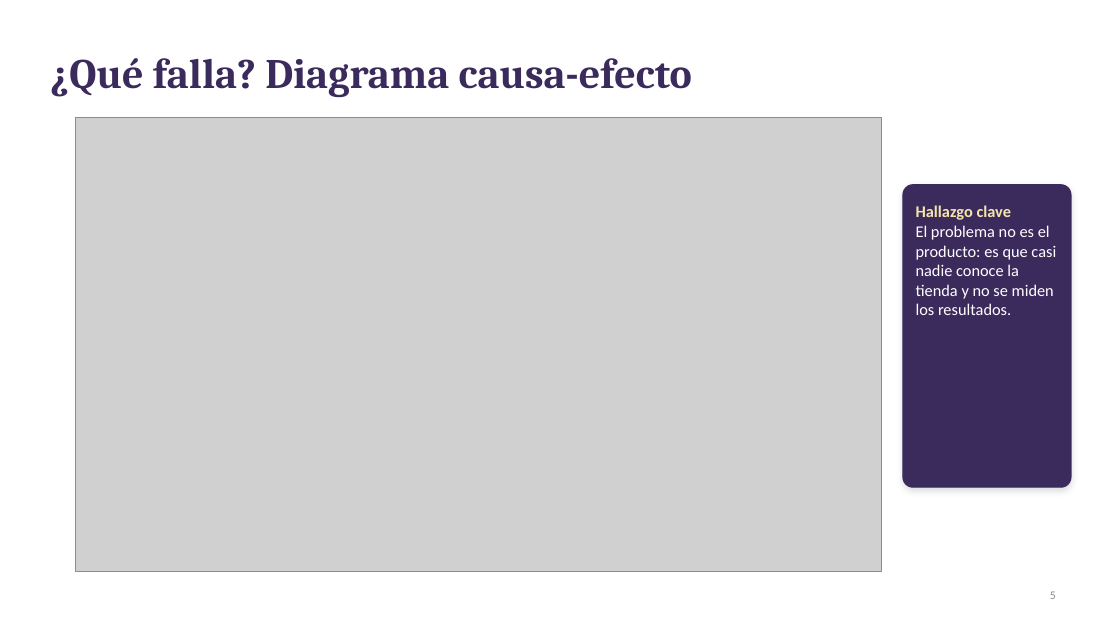
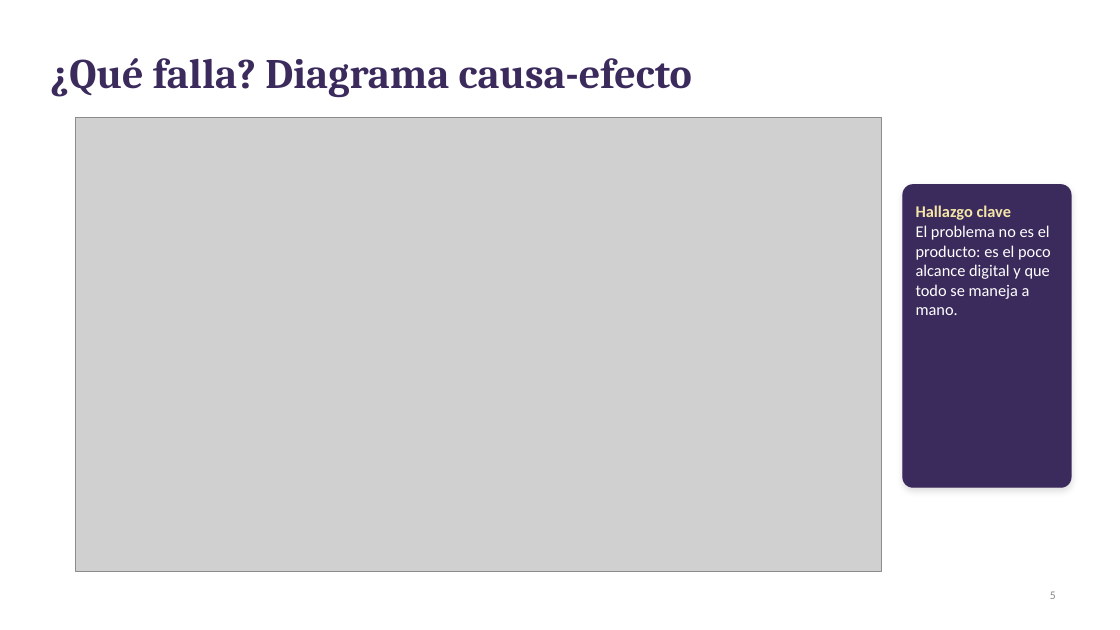
Before and after one commit to nayraclaud-glitch/Trabjo-De-eEstudio, a slide deck: slide 5 of Actividad Alva instructora Luna de Cristal/4_Paso4_Visual_Thinking.pptx. Drawn at 1120x630 pixels with LibreOffice and Linux fonts; fonts in the diff are those of the drawing; grey boxes stand for pictures. Boxes give left, top, right and bottom in pixels: in the first picture for what was removed or moved away, otherwise in the second. Text is boxed around its words. In the diff, an @@ line names an element or a change of style, - is before the commit and + after.

```diff
--- a/Actividad Alva instructora Luna de Cristal/4_Paso4_Visual_Thinking.pptx
+++ b/Actividad Alva instructora Luna de Cristal/4_Paso4_Visual_Thinking.pptx
@@ text at <box>916,225,1051,315</box>: text changed @@
-El problema no es el producto: es que casi nadie conoce la tienda y no se miden los resultados.
+El problema no es el producto: es el poco alcance digital y que todo se maneja a mano.
```
Also in this commit, not shown: 5 other slides changed, 1 slide added, 1 slide removed, 3 other files.
